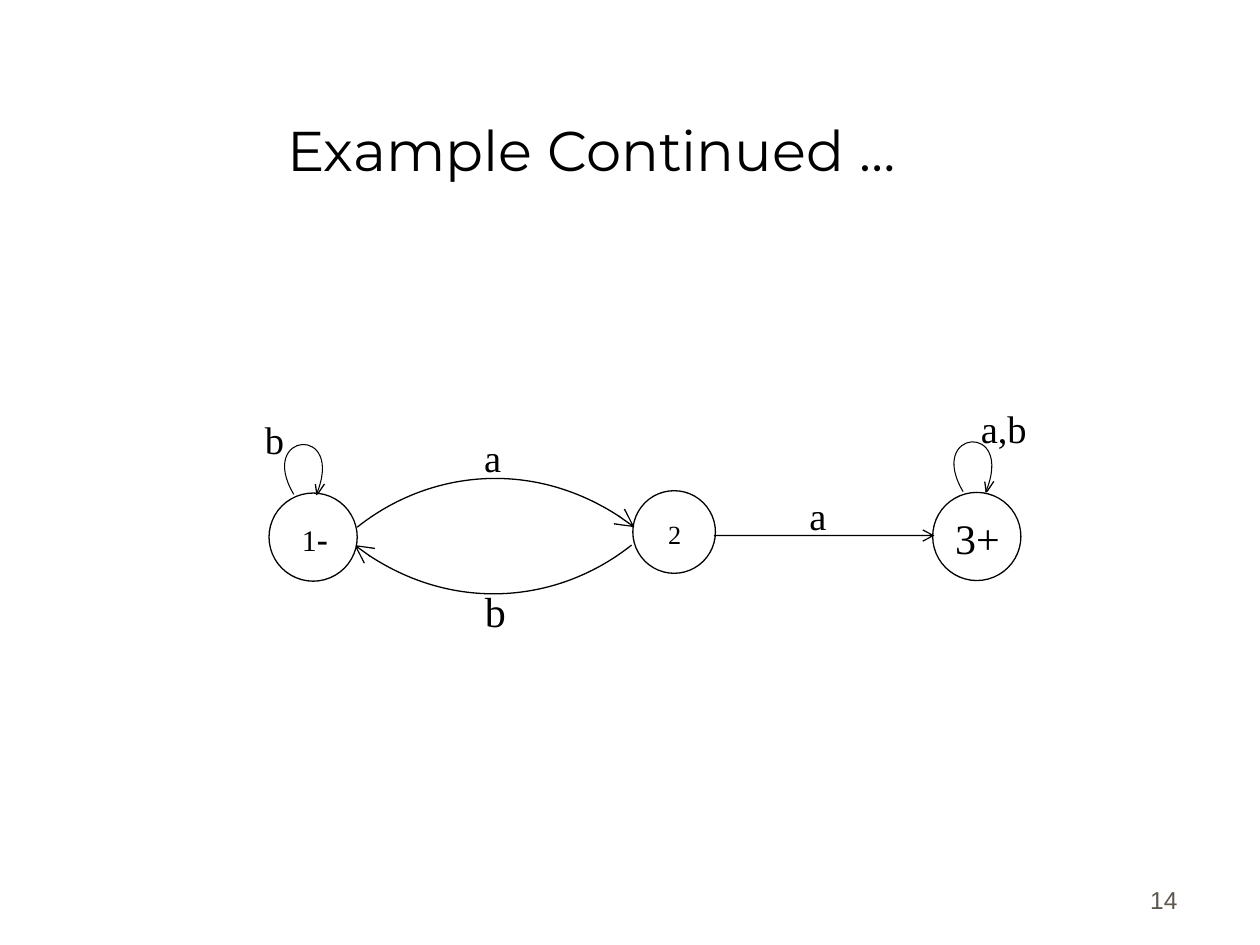
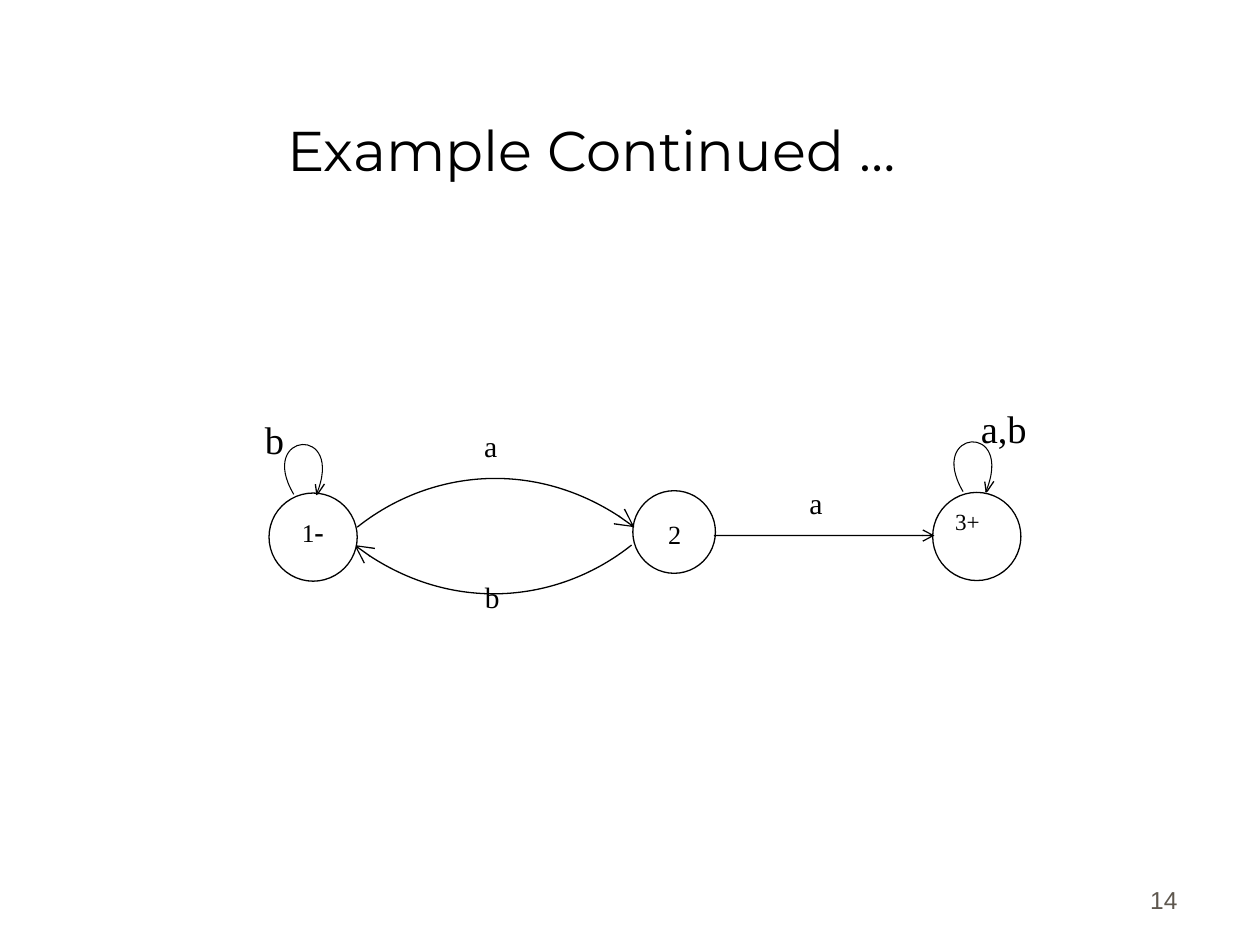
Before and after one commit to bamboat3/toa, a slide deck: slide 14 of Lesson 06.ppt. Drawn at 1260x945 pixels with LibreOffice and Linux fonts; fonts in the diff are those of the drawing; background and template pictures are left out. Boxes give left, top, right and bottom in pixels: in the first picture for what was removed or moved away, otherwise in the second. Text is boxed around its words. In the diff, an @@ line names an element or a change of style, - is before the commit and + after.

```diff
--- a/Lesson 06.ppt
+++ b/Lesson 06.ppt
@@ text "a" at (484, 443, 497, 458): size 22 to 17.1 pt; line spacing 1 to 0.8 @@
@@ text "a" at (809, 500, 822, 515): size 22 to 17.1 pt; line spacing 1 to 0.8 @@
@@ text "3+" at (955, 514, 980, 531): size 24 to 13.2 pt; line spacing 1 to 0.8 @@
@@ text "1-" at (302, 525, 315, 542): size 17 to 14.4 pt, size 19 to 16.1 pt in "1-"; line spacing 1 to 0.9 @@
@@ text "b" at (485, 587, 500, 609): size 24 to 16.8 pt; line spacing 1 to 0.8 @@
```
Also in this commit, not shown: 8 other slides changed, 14 other files.
